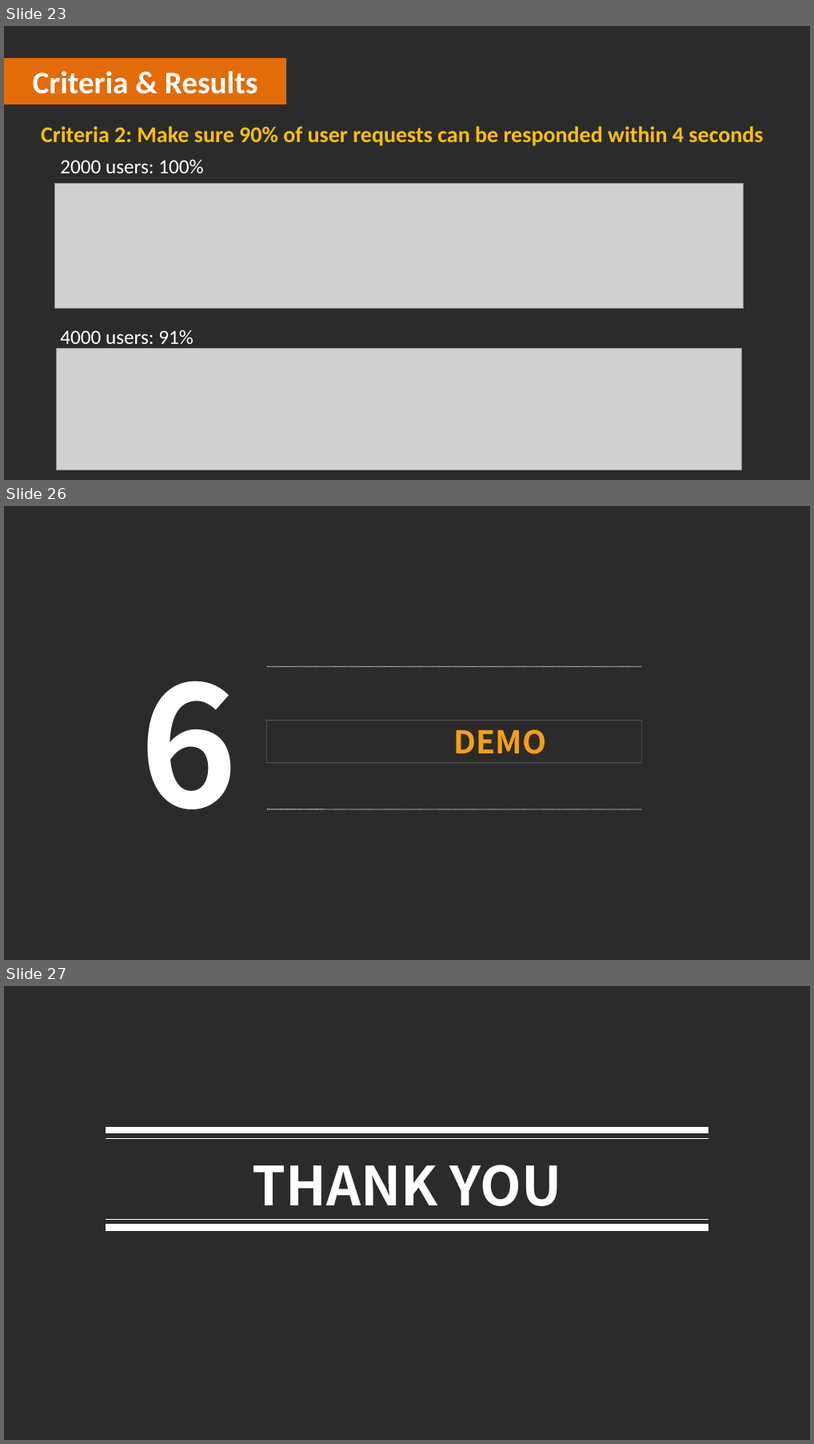
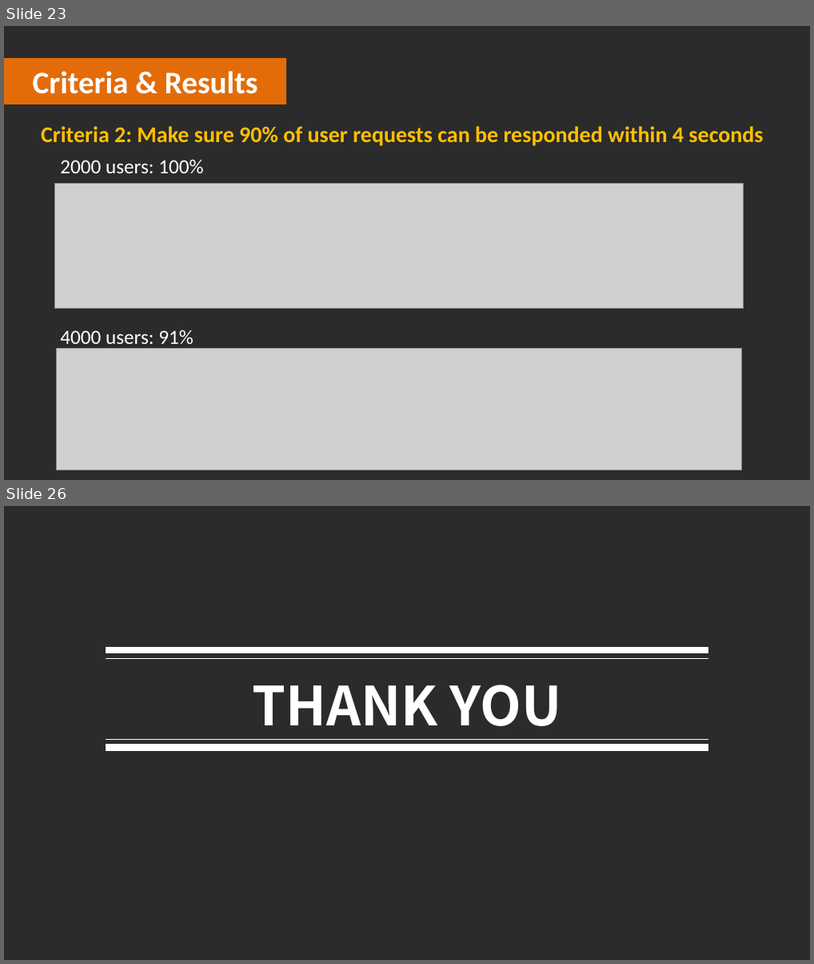
Before and after one commit to kinyang007/CSYE7200_Team5, a slide deck: Final_Presentation_Team_5 .pptx. Shown one above the other, each under a label of ours: slides 23, 26 and 27 before the commit, slides 23 and 26 after it; the slides between them are not shown. The pictures are 814x1444 and 814x964 pixels, drawn with LibreOffice and Linux fonts; fonts in the diff are those of the drawing; grey boxes stand for pictures; background and template pictures are left out; a plain dark background stands for a picture behind light text. Boxes give left, top, right and bottom in pixels: in the first picture for what was removed or moved away, otherwise in the second. Text is boxed around its words. In the diff, an @@ line names an element or a change of style, - is before the commit and + after.

```diff
--- a/Final_Presentation_Team_5 .pptx
+++ b/Final_Presentation_Team_5 .pptx
@@ slide 26 removed at [4,506,810,960], background picture (left out) @@
@@ line removed from (268, 667) to (642, 667) @@
@@ text removed at [139,680,238,809] @@
-6
@@ rectangle removed at [267,720,642,762] @@
-DEMO
@@ line removed from (268, 809) to (642, 809) @@
@@ what was slide 27 is now slide 26 @@
```
Also in this commit, not shown: 9 slides changed.
